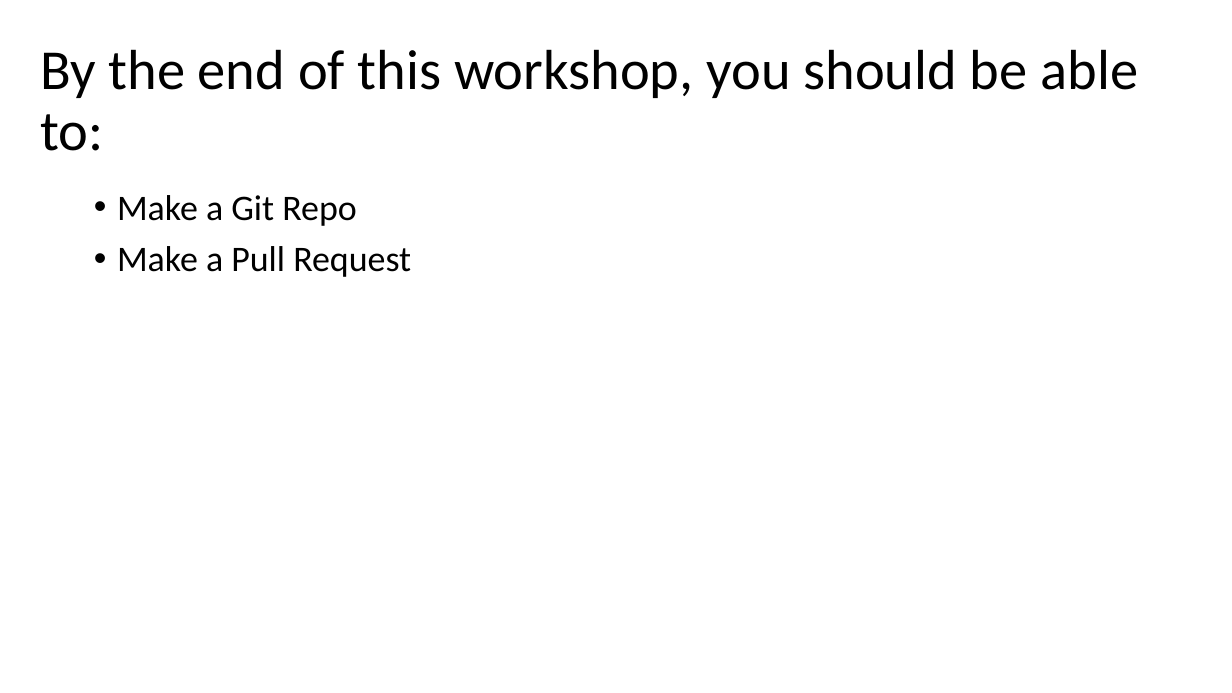
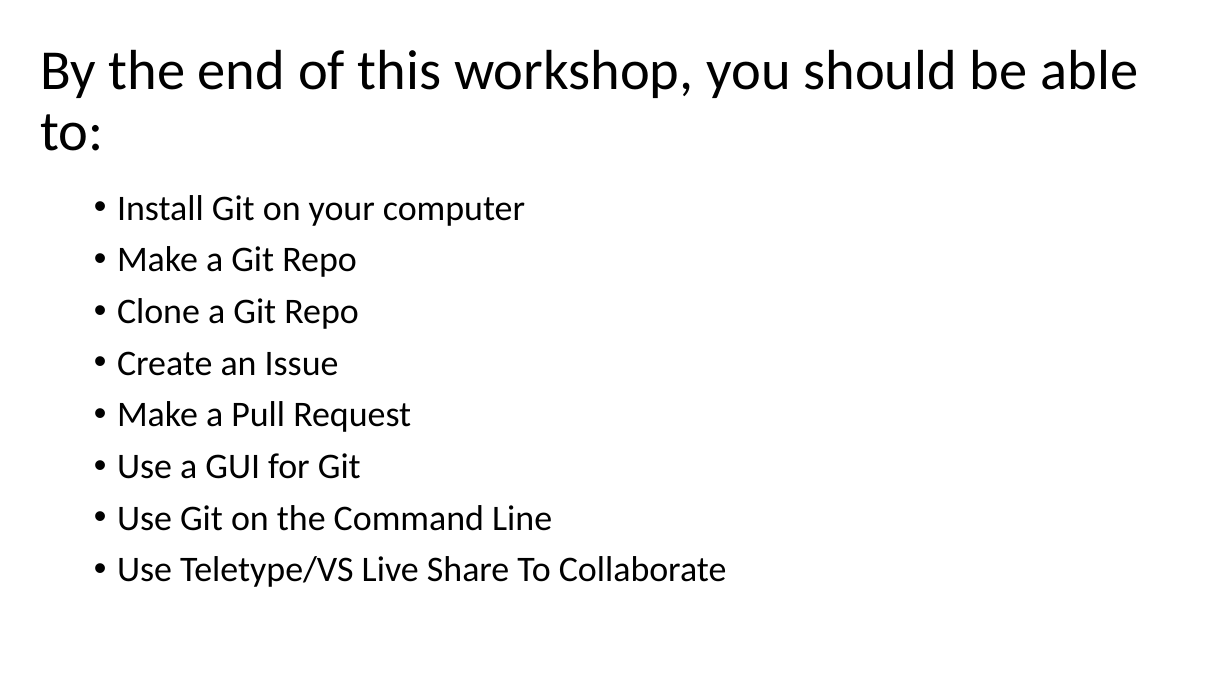
Before and after one commit to nathankurt/GitHub-Workshop, a slide deck: slide 2 of slides_ppt.pptx (slide 3 before the commit). Drawn at 1232x693 pixels with LibreOffice and Linux fonts; fonts in the diff are those of the drawing. Boxes give left, top, right and bottom in pixels: in the first picture for what was removed or moved away, otherwise in the second. Text is boxed around its words. In the diff, an @@ line names an element or a change of style, - is before the commit and + after.

```diff
--- a/slides_ppt.pptx
+++ b/slides_ppt.pptx
@@ text at bbox=[117, 195, 525, 226]: paragraph added @@
+• Install Git on your computer
@@ text at bbox=[117, 298, 359, 376]: paragraphs added @@
+• Clone a Git Repo
+• Create an Issue
@@ text at bbox=[117, 453, 727, 587]: paragraphs added @@
+• Use a GUI for Git
+• Use Git on the Command Line
+• Use Teletype/VS Live Share To Collaborate
```
Also in this commit, not shown: 1 other slide changed, 8 slides added, 1 slide removed, 1 other file.
